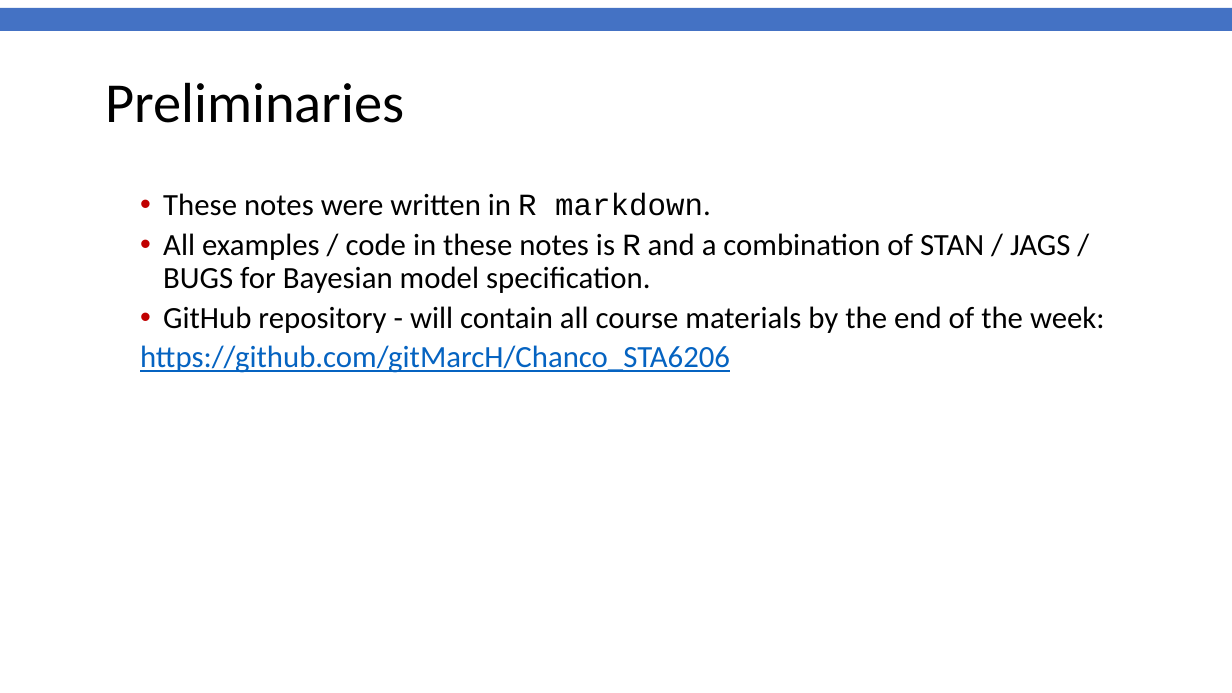
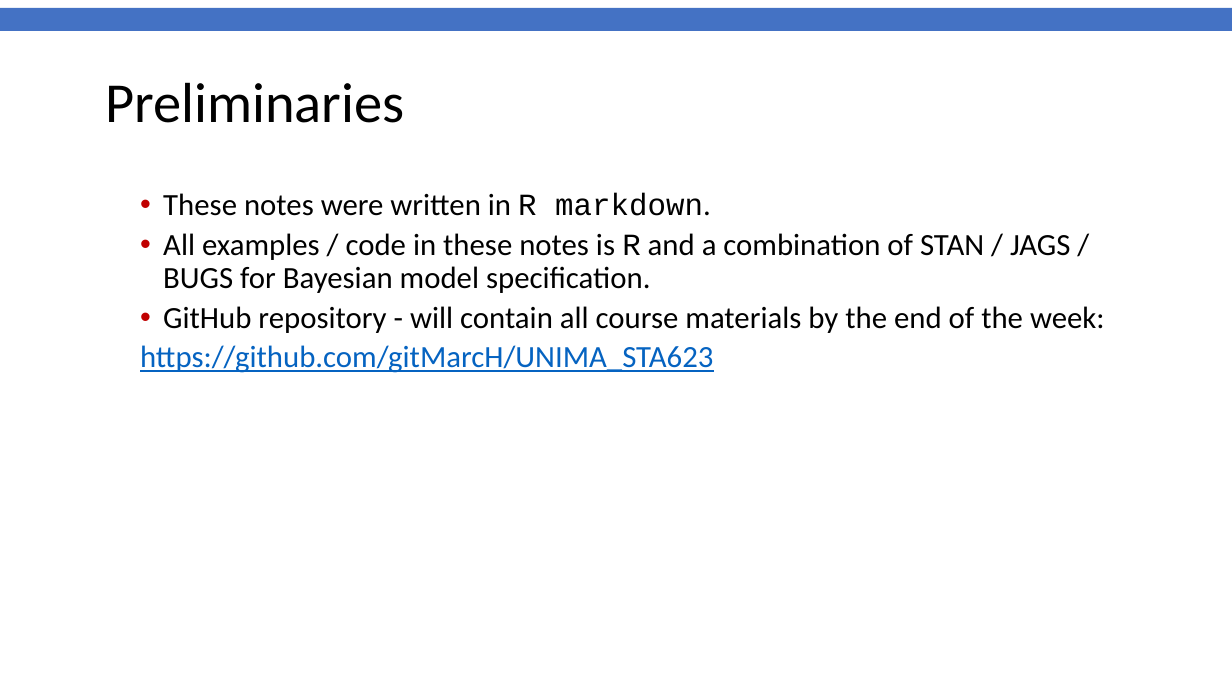
Before and after one commit to gitMarcH/UNIMA_STA623, a slide deck: slide 2 of Chanco_STA623_BDA_2022_Henrion_Session1.pptx. Drawn at 1232x693 pixels with LibreOffice and Linux fonts; fonts in the diff are those of the drawing; background and template pictures are left out. Boxes give left, top, right and bottom in pixels: in the first picture for what was removed or moved away, otherwise in the second. Text is boxed around its words. In the diff, an @@ line names an element or a change of style, - is before the commit and + after.

```diff
--- a/Chanco_STA623_BDA_2022_Henrion_Session1.pptx
+++ b/Chanco_STA623_BDA_2022_Henrion_Session1.pptx
@@ text at box(140, 345, 713, 373): text changed @@
-  https://github.com/gitMarcH/Chanco_STA6206
+  https://github.com/gitMarcH/UNIMA_STA623
```
Also in this commit, not shown: 1 other slide changed, 1 other file.
